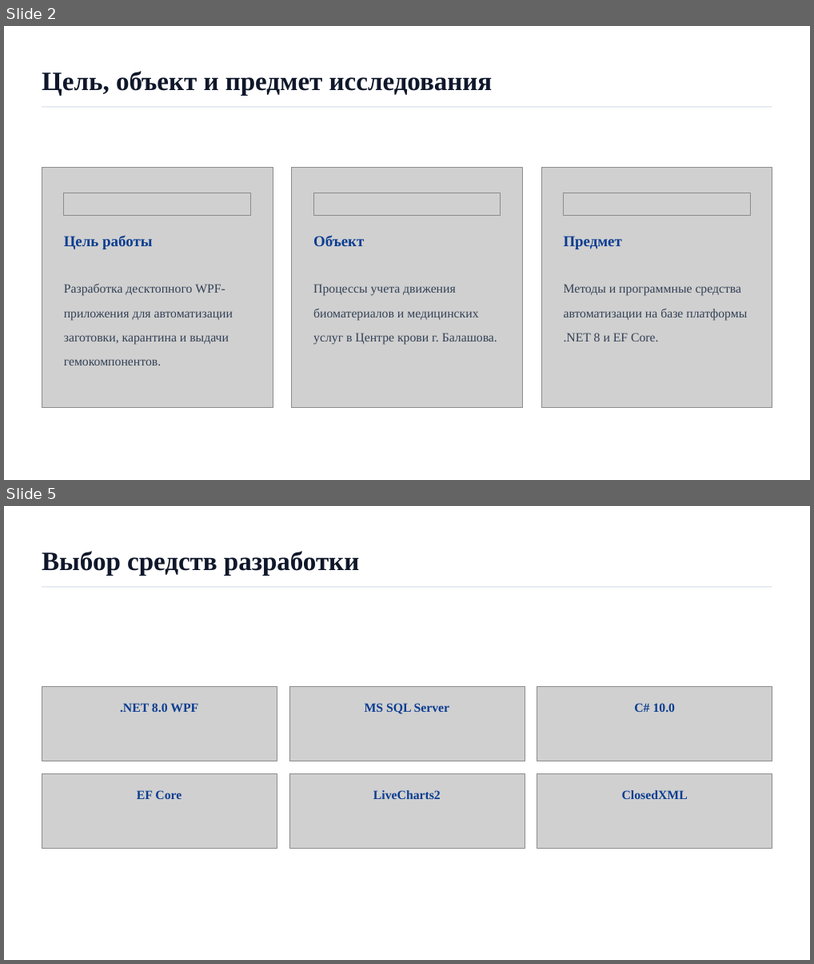
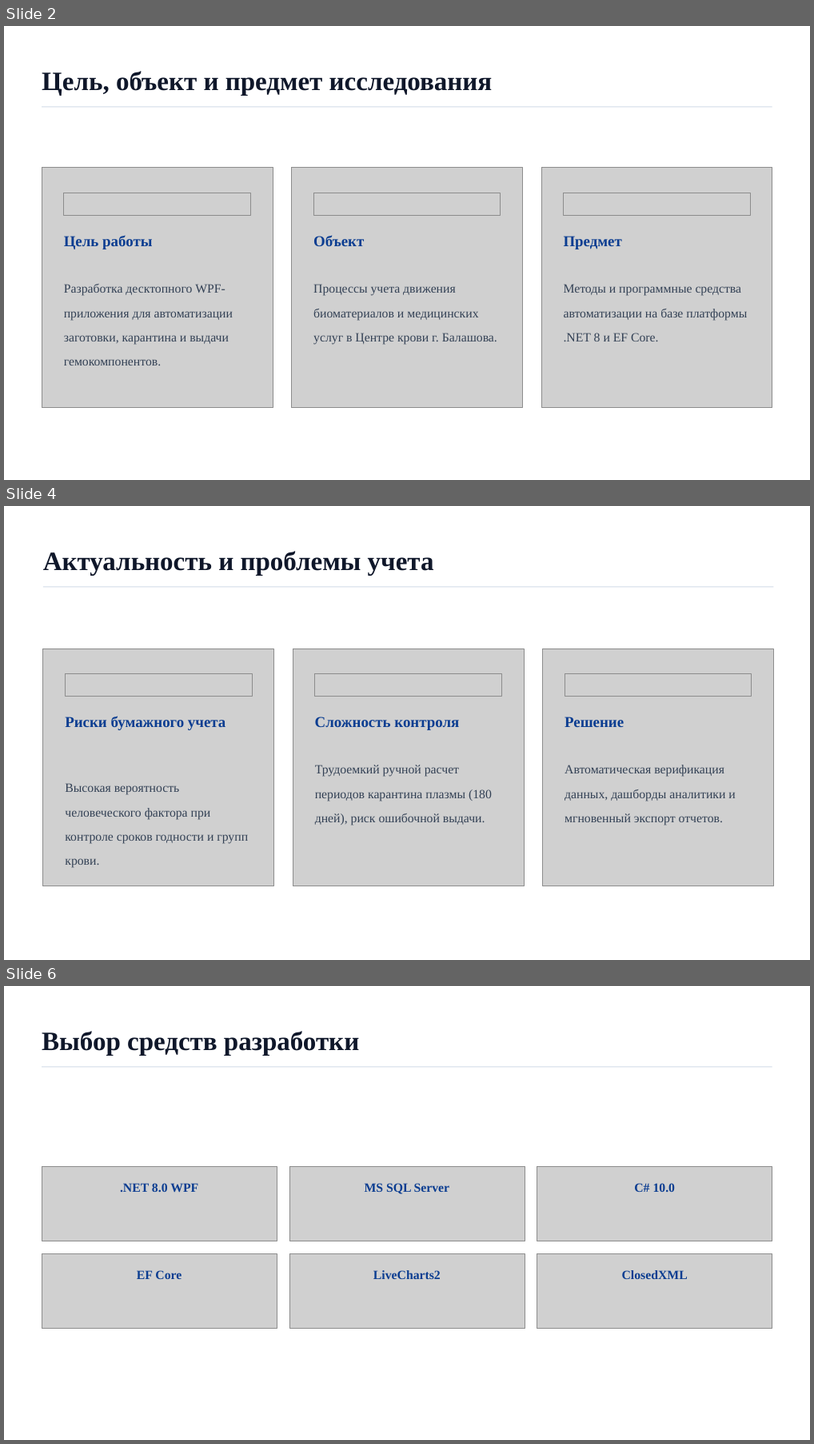
Before and after one commit to ktoto246/WPF3, a slide deck: Защита дипломной работы.pptx. Shown one above the other, each under a label of ours: slides 2 and 5 before the commit, slides 2, 4 and 6 after it; the slides between them are not shown. The pictures are 814x964 and 814x1444 pixels, drawn with LibreOffice and Linux fonts; fonts in the diff are those of the drawing; grey boxes stand for pictures; background and template pictures are left out. Boxes give left, top, right and bottom in pixels: in the first picture for what was removed or moved away, otherwise in the second. Text is boxed around its words. In the diff, an @@ line names an element or a change of style, - is before the commit and + after.

```diff
--- a/Защита дипломной работы.pptx
+++ b/Защита дипломной работы.pptx
@@ slide 4 added at <box>4,506,810,960</box>, background picture (left out) @@
@@ text added at <box>43,551,434,576</box>, 31.5 pt, text #0F172A, bold @@
+Актуальность и проблемы учета
@@ rectangle added at <box>43,586,774,587</box>, fill #E2E8F0 @@
@@ picture added at <box>43,648,274,886</box> @@
@@ picture added at <box>293,648,524,886</box> @@
@@ picture added at <box>543,648,774,886</box> @@
@@ picture added at <box>65,673,252,696</box> @@
@@ picture added at <box>315,673,502,696</box> @@
@@ picture added at <box>565,673,752,696</box> @@
@@ text added at <box>65,716,226,730</box>, 18 pt, text #0B3D91, bold @@
+Риски бумажного учета
@@ text added at <box>315,716,459,730</box>, 18 pt, text #0B3D91, bold @@
+Сложность контроля
@@ text added at <box>565,716,624,727</box>, 18 pt, text #0B3D91, bold @@
+Решение
@@ text added at <box>315,764,492,824</box>, 15 pt, text #334155 @@
+Трудоемкий ручной расчет периодов карантина плазмы (180 дней), риск ошибочной выдачи.
@@ text added at <box>565,764,735,824</box>, 15 pt, text #334155 @@
+Автоматическая верификация данных, дашборды аналитики и мгновенный экспорт отчетов.
@@ text added at <box>65,783,248,843</box>, 15 pt, text #334155 @@
+Высокая вероятность человеческого фактора при контроле сроков годности и групп крови.
@@ what was slide 5 is now slide 6 @@
```
Also in this commit, not shown: 2 slides changed, 2 other files.
